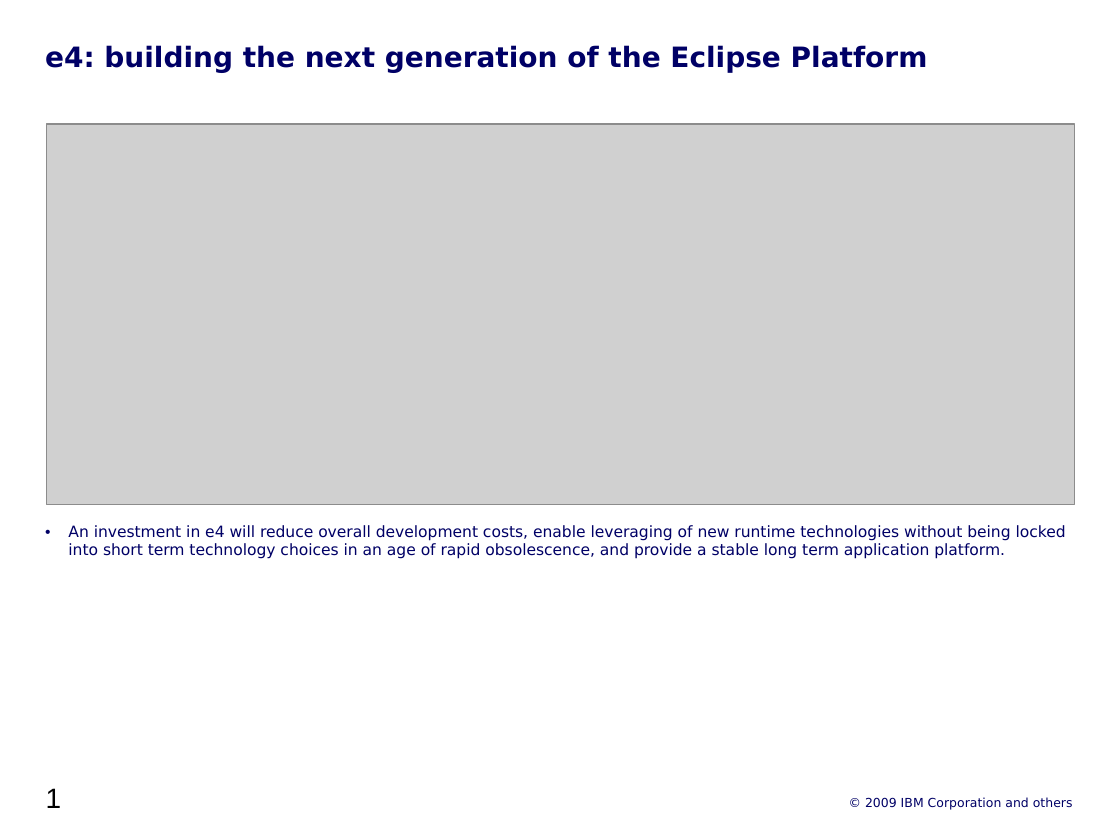
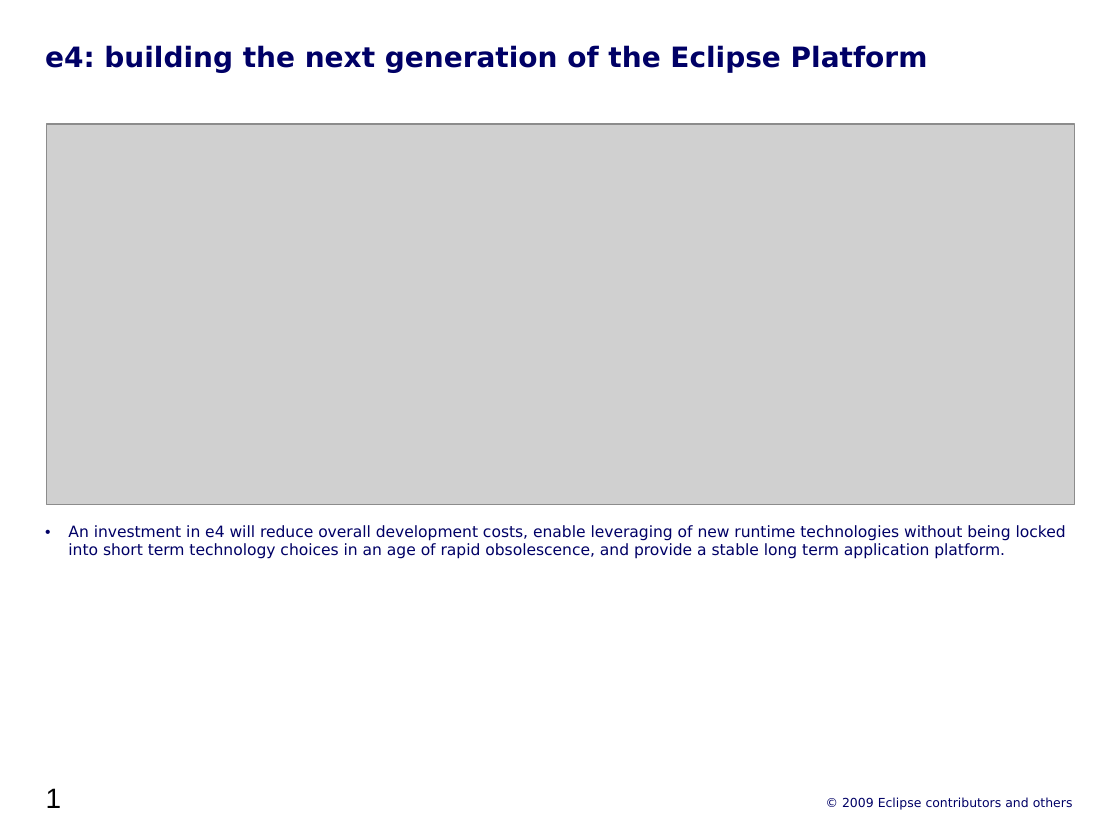
Before and after one commit to hejin82/e4, a slide deck: slide 1 of resources/e4-summary.odp. Drawn at 1120x840 pixels with LibreOffice and Linux fonts; fonts in the diff are those of the drawing; grey boxes stand for pictures. Boxes give left, top, right and bottom in pixels: in the first picture for what was removed or moved away, otherwise in the second. Text is boxed around its words. In the diff, an @@ line names an element or a change of style, - is before the commit and + after.

Commit message:
update footer

```diff
--- a/resources/e4-summary.odp
+++ b/resources/e4-summary.odp
@@ text at bbox=[842, 797, 1073, 810]: text changed @@
-© 2009 IBM Corporation and others
+© 2009 Eclipse contributors and others
```
